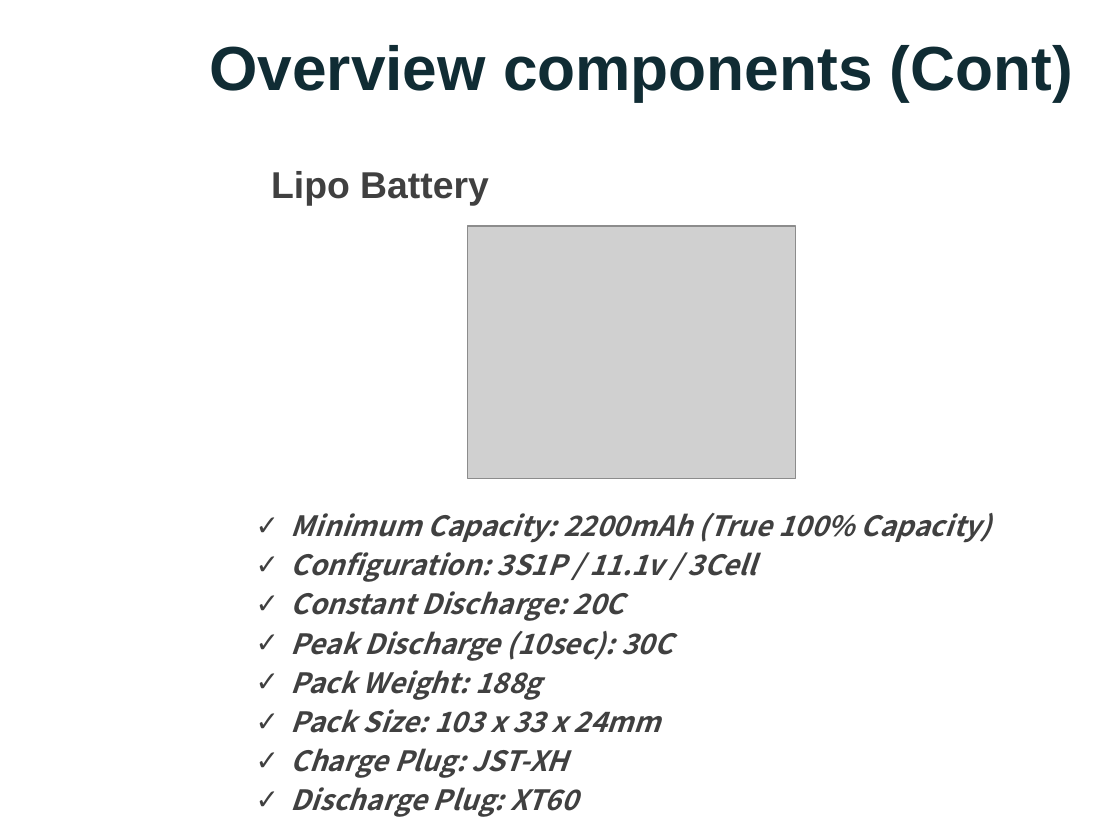
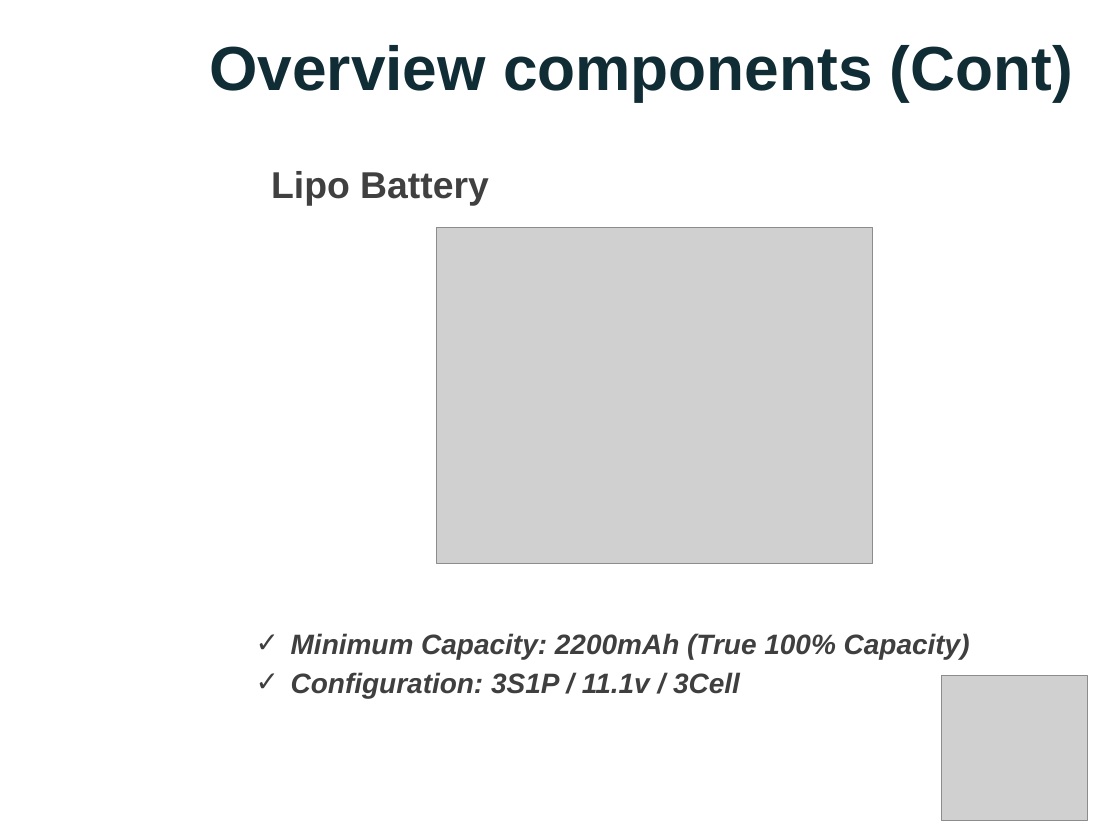
Before and after one commit to nicknguyen071093/CapstoneProject, a slide deck: slide 9 of Thuyettrinh/PPGroup 5.pptx (slide 8 before the commit). Drawn at 1120x840 pixels with LibreOffice and Linux fonts; fonts in the diff are those of the drawing; grey boxes stand for pictures; background and template pictures are left out. Boxes give left, top, right and bottom in pixels: in the first picture for what was removed or moved away, otherwise in the second. Text is boxed around its words. In the diff, an @@ line names an element or a change of style, - is before the commit and + after.

```diff
--- a/Thuyettrinh/PPGroup 5.pptx
+++ b/Thuyettrinh/PPGroup 5.pptx
@@ picture: place and size @@
-picture at box(468, 226, 796, 479)
+picture at box(437, 227, 872, 563)
@@ text "Minimum Capacity: 2200mAh (True 100% ..." at box(291, 633, 970, 698): font Noto Sans CJK KR to Arial, text colour #404040 to #3F3F3F; less space between paragraphs @@
@@ text at box(291, 591, 672, 817): paragraphs removed @@
-✓ Constant Discharge: 20C
-✓ Peak Discharge (10sec): 30C
-✓ Pack Weight: 188g
-✓ Pack Size: 103 x 33 x 24mm
-✓ Charge Plug: JST-XH
-✓ Discharge Plug: XT60
@@ picture added at box(942, 675, 1088, 821) @@
```
Also in this commit, not shown: 9 other slides changed, 12 slides added, 9 slides removed.
